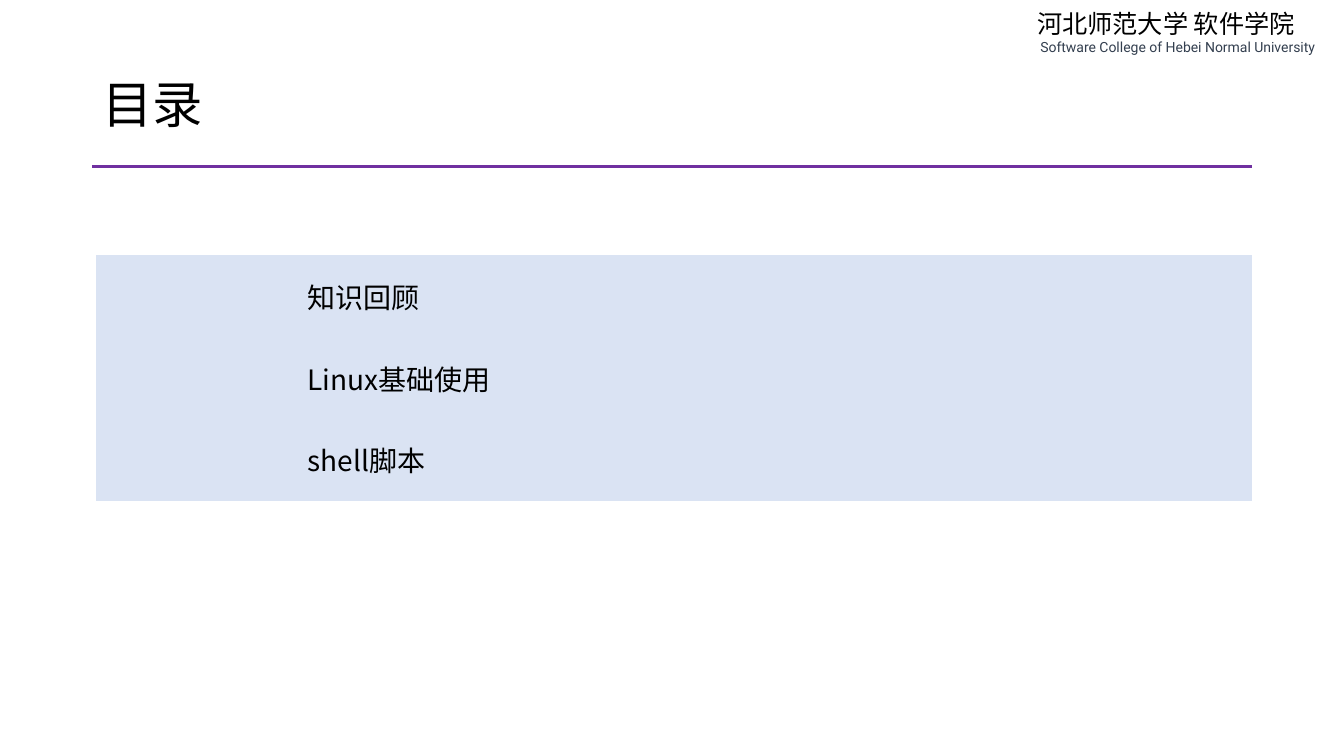
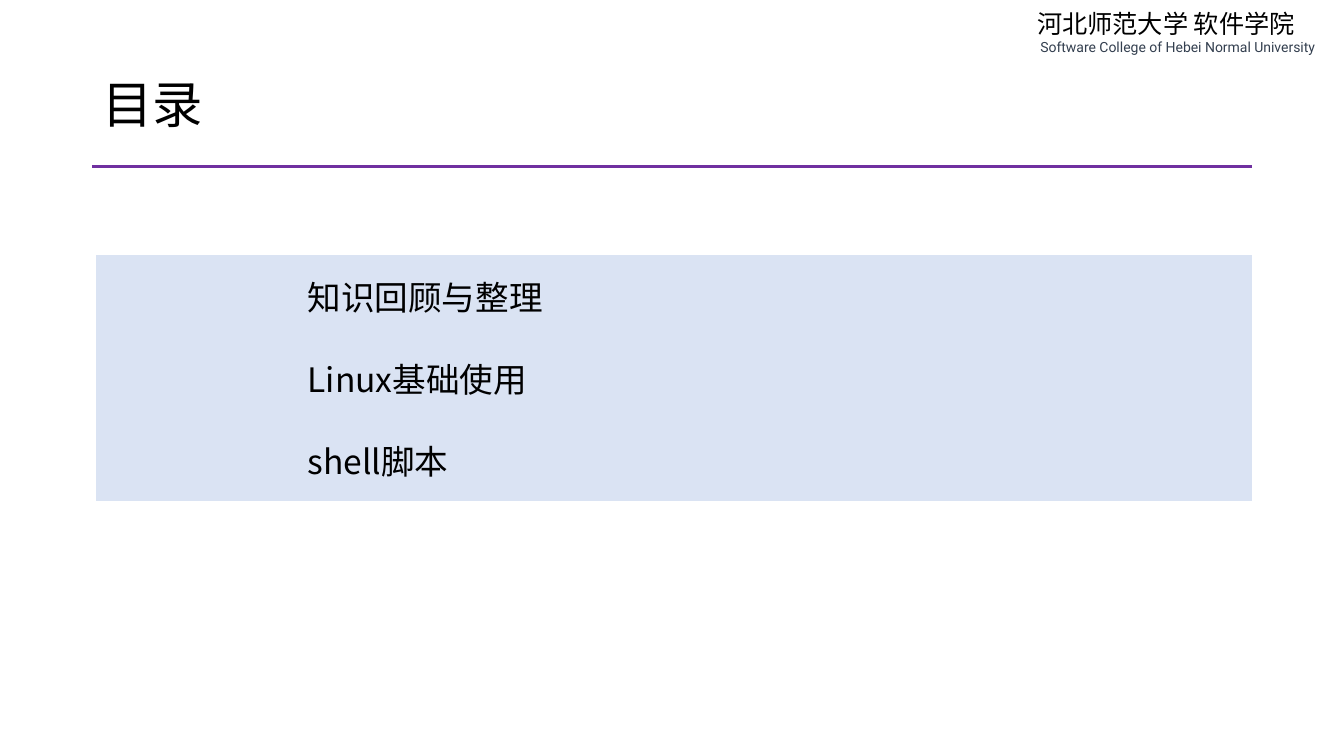
Before and after one commit to edu2act/course-php-serverside-development-on-linux, a slide deck: slide 2 of materials/slides/ch01-review-and-linux.pptx. Drawn at 1344x756 pixels with LibreOffice and Linux fonts; fonts in the diff are those of the drawing. Boxes give left, top, right and bottom in pixels: in the first picture for what was removed or moved away, otherwise in the second. Text is boxed around its words. In the diff, an @@ line names an element or a change of style, - is before the commit and + after.

```diff
--- a/materials/slides/ch01-review-and-linux.pptx
+++ b/materials/slides/ch01-review-and-linux.pptx
@@ table at bbox=[96, 255, 1252, 500] @@
-row 1, column 1: 知识回顾
+row 1, column 1: 知识回顾与整理
@@ size 20 to 24 pt in "Linux基础使用", "shell脚本" @@
```
Also in this commit, not shown: 26 other slides changed, 2 other files.
